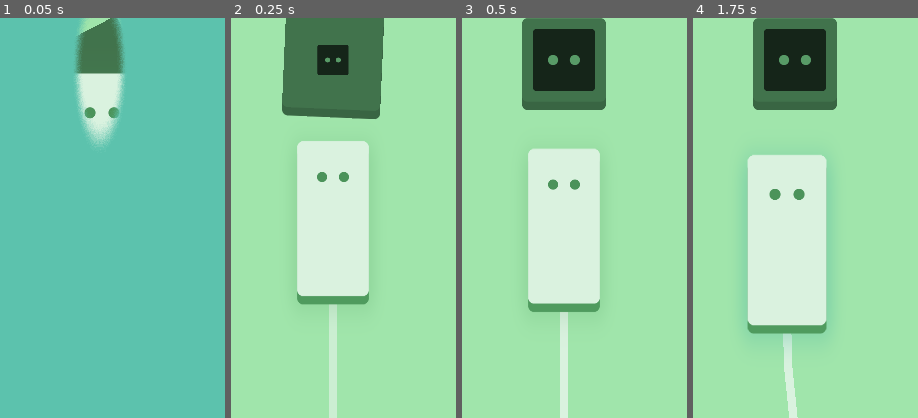
Above: before the commit, frames 1-4 (left to right).
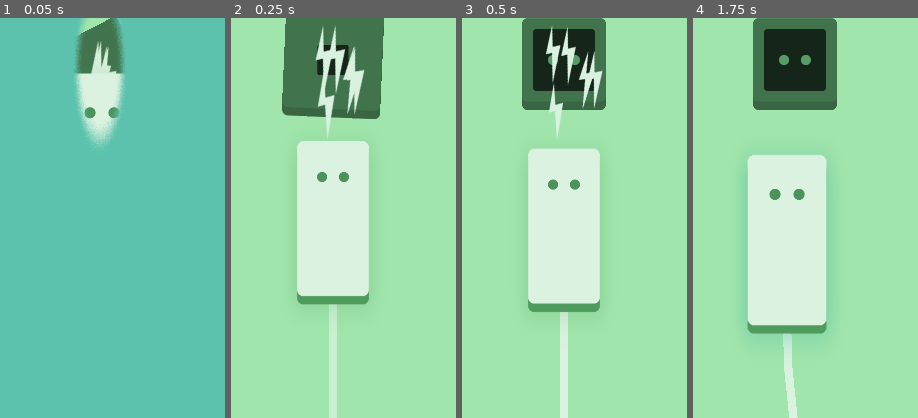
Above: after the commit, the same moments.

Repository: unSAME-Studio/ProjectOutlet
Game: Godot game, scene res://scenes/Menu.tscn
Same seed, same stepped clock (60 frames per second), same inputs: the game is played once before the commit and once after it.
Inputs (mouse positions are % of the whole screen's width and height, from its top left):
- Up to frame 1 (0.05 s): no input
- Up to frame 2 (0.25 s): no input
- Up to frame 3 (0.5 s): no input
- Up to frame 4 (1.75 s): drag from (50, 71) to (60, 28) at 0.52 s; drag from (30, 55) to (51, 68) at 1.27 s
The pictures show only the part of the screen within x 27-77%, y 45-95%; the shares and areas given below are measured in that part.

The runs differ from the first frame. In frame 1, 0.5% of the frame differs, in the area x 40-52%, y 5-14%; in frame 2, 2.0%, in the area x 37-60%, y 2-31%; in frame 3, 1.6%; in frame 4, nothing differs.

Commit message:
fixed sound effects

Diff:
--- a/objects/Plug.gd
+++ b/objects/Plug.gd
@@ -131,7 +131,6 @@
 	cable.plug_end = $End
 	cable.plug_end_tan = $End2
 	cable.head_end = Vector2(original_point.x, get_viewport_rect().size.y / 2)
-
 	get_parent().add_child(cable)
 	#cable.set_global_position(Vector2(original_point.x, OS.get_real_window_size().y))
 
@@ -141,6 +140,9 @@
 	$Outline.set_color(ColorManager.color.main_dark)
 	$Outlets.set_modulate(ColorManager.color.second)
 	$Head.set_modulate(ColorManager.color.main_dark)
+
+	# spawn particles
+	$ElectricBolts.set_emitting(true)
 
 	# spawn additional outlets
 	for i in additional_outlets:
@@ -374,6 +376,9 @@
 					Global.console.detect_complete()
 
 					get_node("Out%d" % (randi() % 2)).play()
+					$ElectricBolts.set_emitting(true)
+					$ElectricBolts.restart()
+
 					$AnimationPlayer.stop()
 					$AnimationPlayer.play("body_hint")
 
--- a/objects/Plug.tscn
+++ b/objects/Plug.tscn
@@ -20,6 +20,38 @@
 [sub_resource type="RectangleShape2D" id=1]
 extents = Vector2( 32, 64 )
 
+[sub_resource type="Gradient" id=12]
+offsets = PoolRealArray( 0.534162, 1 )
+colors = PoolColorArray( 1, 1, 1, 1, 1, 1, 1, 0.341176 )
+
+[sub_resource type="GradientTexture" id=13]
+gradient = SubResource( 12 )
+
+[sub_resource type="Curve" id=9]
+_data = [ Vector2( 0, 1 ), 0.0, 0.0, 0, 0, Vector2( 0.983696, 0.00454545 ), -2.50909, 0.0, 0, 0 ]
+
+[sub_resource type="CurveTexture" id=10]
+curve = SubResource( 9 )
+
+[sub_resource type="ParticlesMaterial" id=11]
+emission_shape = 1
+emission_sphere_radius = 5.0
+flag_disable_z = true
+direction = Vector3( 0, 0, 0 )
+spread = 180.0
+gravity = Vector3( 0, 0, 0 )
+initial_velocity = 586.5
+initial_velocity_random = 0.16
+orbit_velocity = 0.0
+orbit_velocity_random = 0.0
+damping = 800.0
+damping_random = 0.29
+angle = 19.1
+angle_random = 0.77
+scale = 2.0
+scale_curve = SubResource( 10 )
+color_ramp = SubResource( 13 )
+
 [sub_resource type="Animation" id=4]
 resource_name = "bad_rotate"
 length = 0.5
@@ -116,26 +148,6 @@
 "values": [ Vector2( 0, 0 ), Vector2( 1.2, 1.2 ), Vector2( 1, 1 ) ]
 }
 
-[sub_resource type="Curve" id=9]
-_data = [ Vector2( 0, 1 ), 0.0, 0.0, 0, 0, Vector2( 0.983696, 0.00454545 ), -2.50909, 0.0, 0, 0 ]
-
-[sub_resource type="CurveTexture" id=10]
-curve = SubResource( 9 )
-
-[sub_resource type="ParticlesMaterial" id=11]
-emission_shape = 1
-emission_sphere_radius = 5.0
-flag_disable_z = true
-direction = Vector3( 0, 0, 0 )
-spread = 180.0
-flatness = 1.0
-gravity = Vector3( 0, 0, 0 )
-initial_velocity = 350.0
-initial_velocity_random = 0.16
-orbit_velocity = 0.0
-orbit_velocity_random = 0.0
-scale_curve = SubResource( 10 )
-
 [node name="Plug" type="Area2D" groups=["plug"]]
 z_index = 6
 script = ExtResource( 1 )
@@ -146,6 +158,15 @@
 [node name="CollisionShape2D" type="CollisionShape2D" parent="."]
 position = Vector2( 0, 32 )
 shape = SubResource( 1 )
+
+[node name="ElectricBolts" type="Particles2D" parent="."]
+emitting = false
+amount = 5
+one_shot = true
+explosiveness = 1.0
+local_coords = false
+process_material = SubResource( 11 )
+texture = ExtResource( 13 )
 
 [node name="DropShadow" type="Sprite" parent="."]
 modulate = Color( 0.494118, 0.494118, 0.494118, 0.12549 )
@@ -229,14 +250,6 @@
 [node name="Outlets" type="Node2D" parent="."]
 modulate = Color( 1, 0.819608, 0, 1 )
 
-[node name="Electric Bolts" type="Particles2D" parent="."]
-emitting = false
-amount = 10
-one_shot = true
-explosiveness = 1.0
-process_material = SubResource( 11 )
-texture = ExtResource( 13 )
-
 [connection signal="input_event" from="." to="." method="_on_Plug_input_event"]
 [connection signal="mouse_entered" from="." to="." method="_on_Plug_mouse_entered"]
 [connection signal="mouse_exited" from="." to="." method="_on_Plug_mouse_exited"]
--- a/scenes/Main.gd
+++ b/scenes/Main.gd
@@ -78,6 +78,7 @@
 func _on_HomeButton_pressed():
 	#get_tree().change_scene("res://scenes/Menu.tscn")
 	TransitionManager.play_out("res://scenes/Menu.tscn")
+	SoundPlayer.play("Home")
 
 
 func _on_Next_pressed():
--- a/scenes/Menu.gd
+++ b/scenes/Menu.gd
@@ -60,6 +60,7 @@
 
 
 func _on_Back_pressed():
+	SoundPlayer.play("Back")
 	$CanvasLayer/Control/AnimationPlayer.play_backwards("level")
 	yield($CanvasLayer/Control/AnimationPlayer, "animation_finished")
 
--- a/scripts/Sound_player.gd
+++ b/scripts/Sound_player.gd
@@ -3,6 +3,8 @@
 
 var sounds = {
 	"Next": "next_sfx.mp3",
+	"Home": "home.mp3",
+	"Back": "back.mp3",
 }
 
 
Not shown: 1 places in objects/Plug.tscn that only renumber resources
Not shown, added: sounds/back.mp3.import
Not shown, added: sounds/home.mp3.import
Not shown, added: sounds/back.mp3
Not shown, added: sounds/home.mp3
